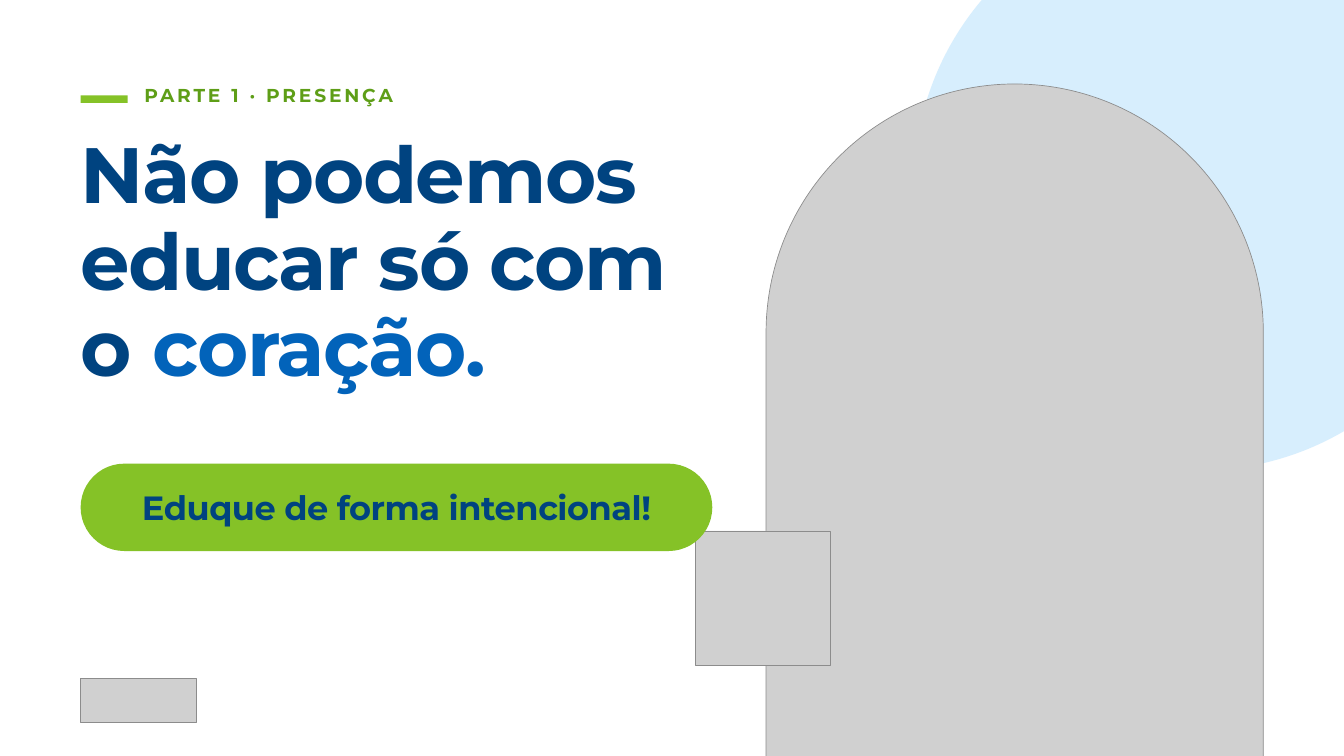
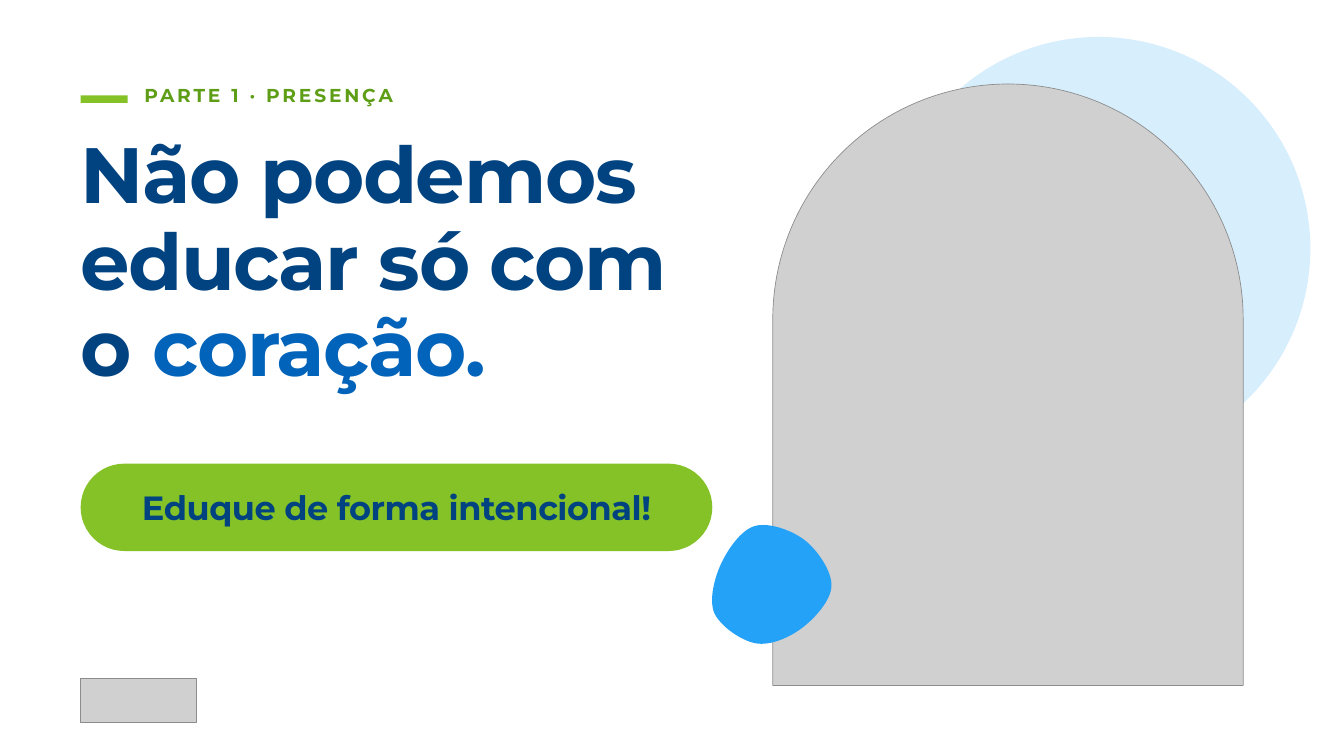
Before and after one commit to freelasrabbit-sys/logo, a slide deck: slide 2 of apresentacoes/aula-2/aula-2-integra.pptx. Drawn at 1344x756 pixels with LibreOffice and Linux fonts; fonts in the diff are those of the drawing; grey boxes stand for pictures. Boxes give left, top, right and bottom in pixels: in the first picture for what was removed or moved away, otherwise in the second. Text is boxed around its words. In the diff, an @@ line names an element or a change of style, - is before the commit and + after.

```diff
--- a/apresentacoes/aula-2/aula-2-integra.pptx
+++ b/apresentacoes/aula-2/aula-2-integra.pptx
@@ ellipse: place and size @@
-ellipse at box(914, 0, 1344, 470)
+ellipse at box(887, 37, 1310, 460)
@@ picture: place and size @@
-picture at box(766, 84, 1263, 756)
+picture at box(773, 84, 1243, 685)
@@ picture removed at box(696, 531, 830, 665) @@
@@ freeform shape added at box(709, 521, 837, 648), fill #24A2F7 @@
```
Also in this commit, not shown: 9 other slides changed, 17 slides added, 2 other files.
